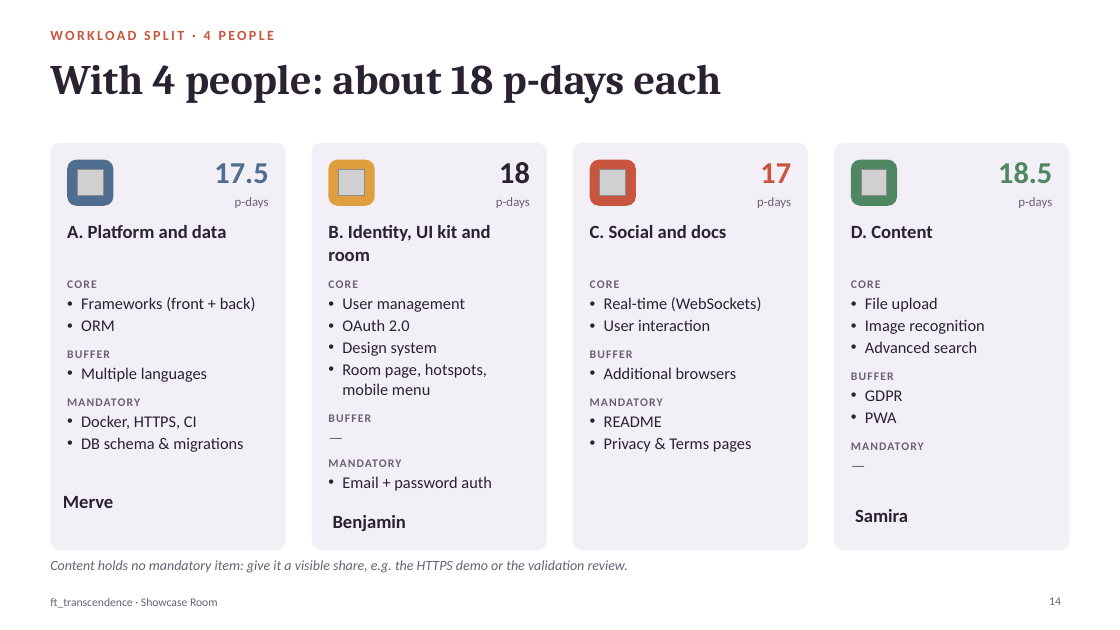
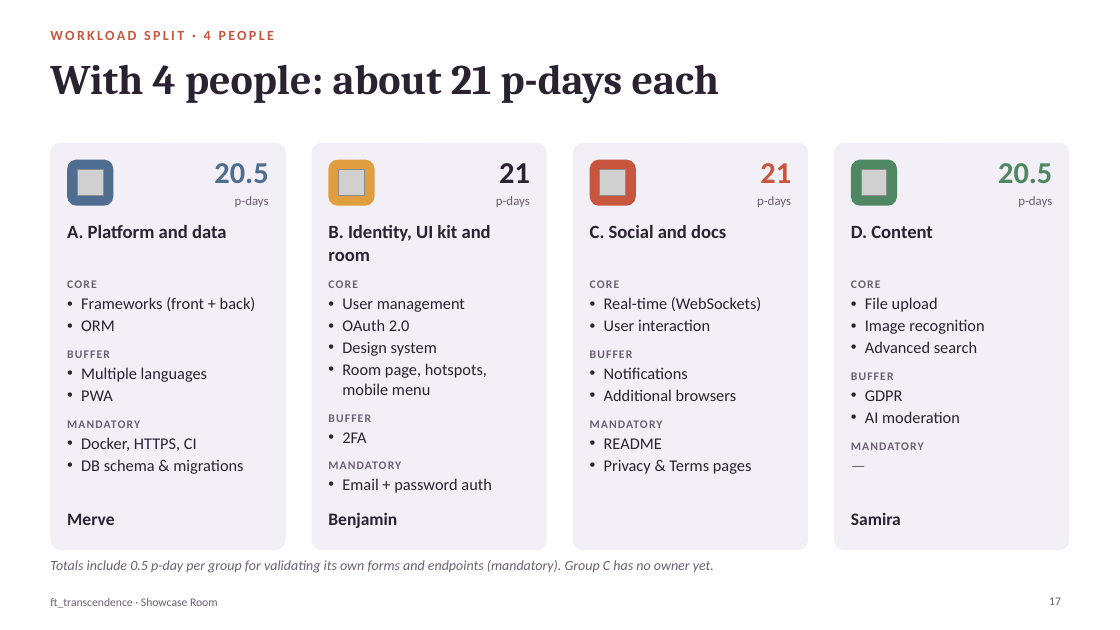
Before and after one commit to Komorebi-32/Transcendance, a slide deck: slide 17 of documentation/slides/showcase_room_overview_en.pptx (slide 14 before the commit). Drawn at 1120x630 pixels with LibreOffice and Linux fonts; fonts in the diff are those of the drawing; grey boxes stand for pictures. Boxes give left, top, right and bottom in pixels: in the first picture for what was removed or moved away, otherwise in the second. Text is boxed around its words. In the diff, an @@ line names an element or a change of style, - is before the commit and + after.

```diff
--- a/documentation/slides/showcase_room_overview_en.pptx
+++ b/documentation/slides/showcase_room_overview_en.pptx
@@ title at <box>50,64,720,104</box>: text changed @@
-With 4 people: about 18 p-days each
+With 4 people: about 21 p-days each
@@ text at <box>214,163,268,183</box>: text changed @@
-17.5
+20.5
@@ text at <box>499,163,530,183</box>: text changed @@
-18
+21
@@ text added at <box>760,163,791,183</box>, 26 pt, text #C8553D, bold @@
+21
@@ text at <box>998,163,1052,183</box>: text changed @@
-18.5
+20.5
@@ text at <box>604,367,688,379</box>: paragraph added @@
+• Notifications
@@ text at <box>81,390,113,401</box>: paragraph added @@
+• PWA
@@ text at <box>865,411,960,423</box>: text changed @@
-• PWA
+• AI moderation
@@ text at <box>342,432,366,443</box>: text changed; text colour #6B6072 to #2A2230 @@
-—
+• 2FA
@@ text "Merve": place and size @@
-text "Merve" at <box>63,496,113,508</box>
+text "Merve" at <box>67,513,114,525</box>
@@ size 16 to 15 pt in 3 elements at <box>67,513,114,525</box>, <box>851,513,901,525</box>, <box>328,512,397,528</box> @@
@@ text at <box>50,560,714,573</box>: text changed @@
-Content holds no mandatory item: give it a visible share, e.g. the HTTPS demo or the validation review.
+Totals include 0.5 p-day per group for validating its own forms and endpoints (mandatory). Group C has no owner yet.
@@ page number: place and size @@
-page number at <box>760,163,791,183</box>
+page number at <box>1049,597,1061,605</box>
@@ page number at <box>1049,597,1061,605</box>: size 26 to 10 pt, text colour #C8553D to #6B6072, bold off @@
@@ page number removed at <box>1049,597,1061,605</box> @@
-14
```
Also in this commit, not shown: 6 other slides changed, 4 slides added, 2 slides removed, 6 other files.
